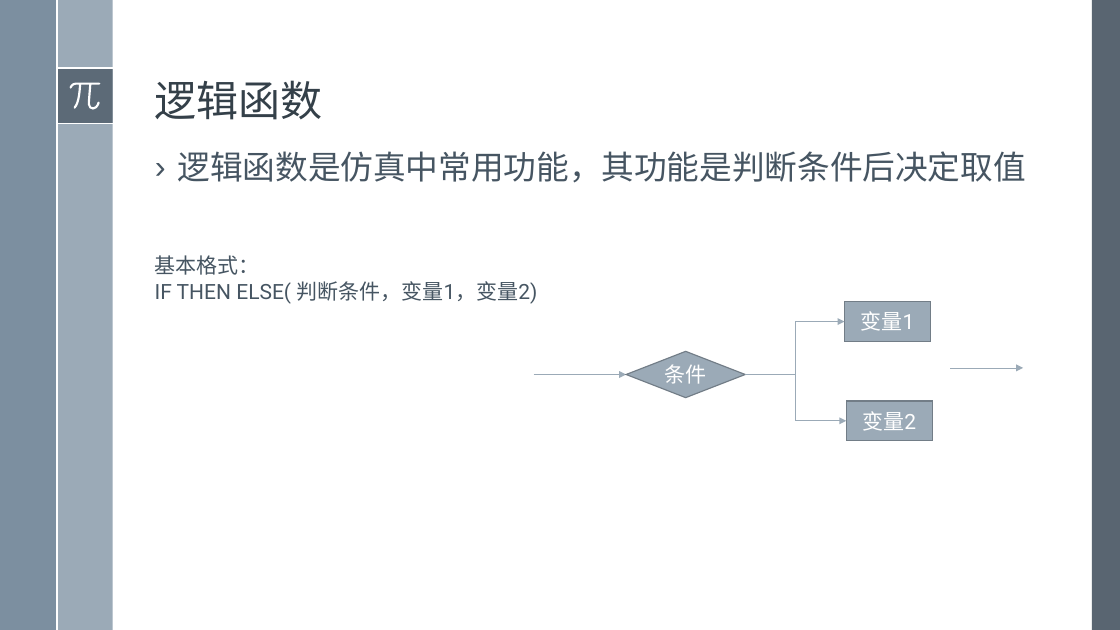
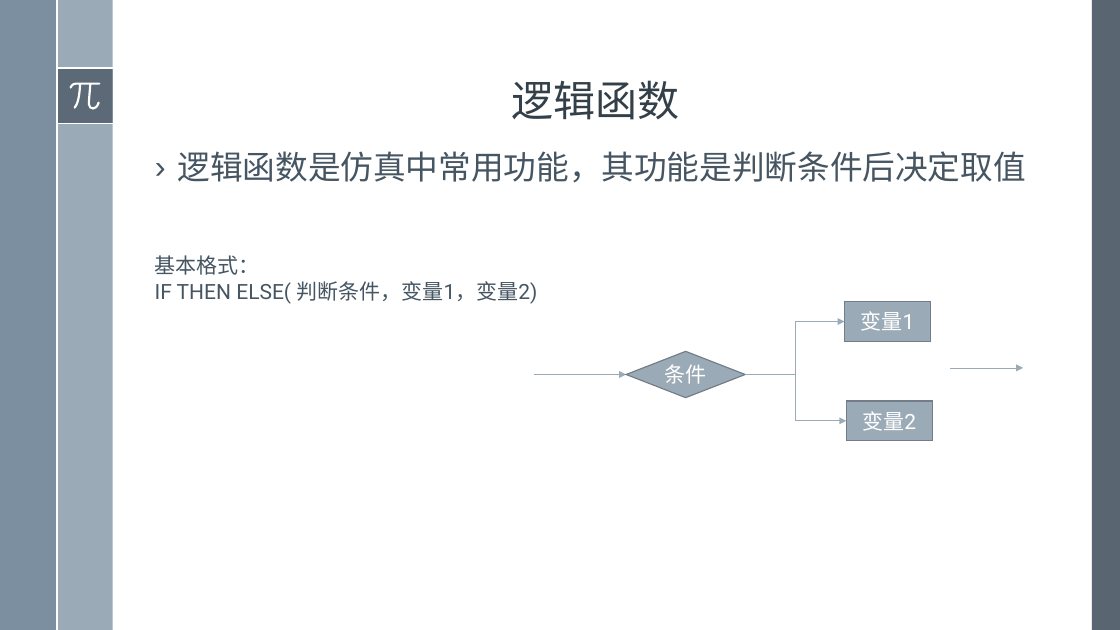
Before and after one commit to exoplanetX/SystemDynamics, a slide deck: slide 2 of 2019系统仿真-4-动态函数.pptx. Drawn at 1120x630 pixels with LibreOffice and Linux fonts; fonts in the diff are those of the drawing. Boxes give left, top, right and bottom in pixels: in the first picture for what was removed or moved away, otherwise in the second. Text is boxed around its words. In the diff, an @@ line names an element or a change of style, - is before the commit and + after.

```diff
--- a/2019系统仿真-4-动态函数.pptx
+++ b/2019系统仿真-4-动态函数.pptx
@@ title "逻辑函数" at (512, 80, 680, 120): alignment left to centre @@
```
Also in this commit, not shown: 3 other slides changed, 1 other file.
